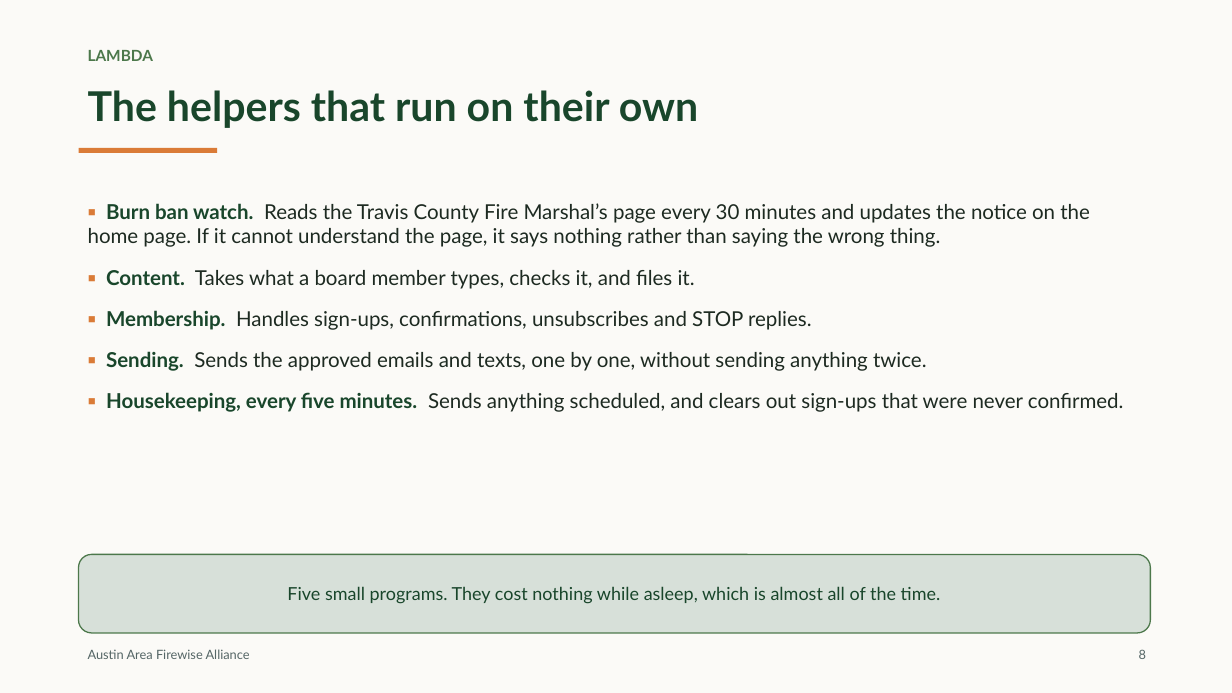
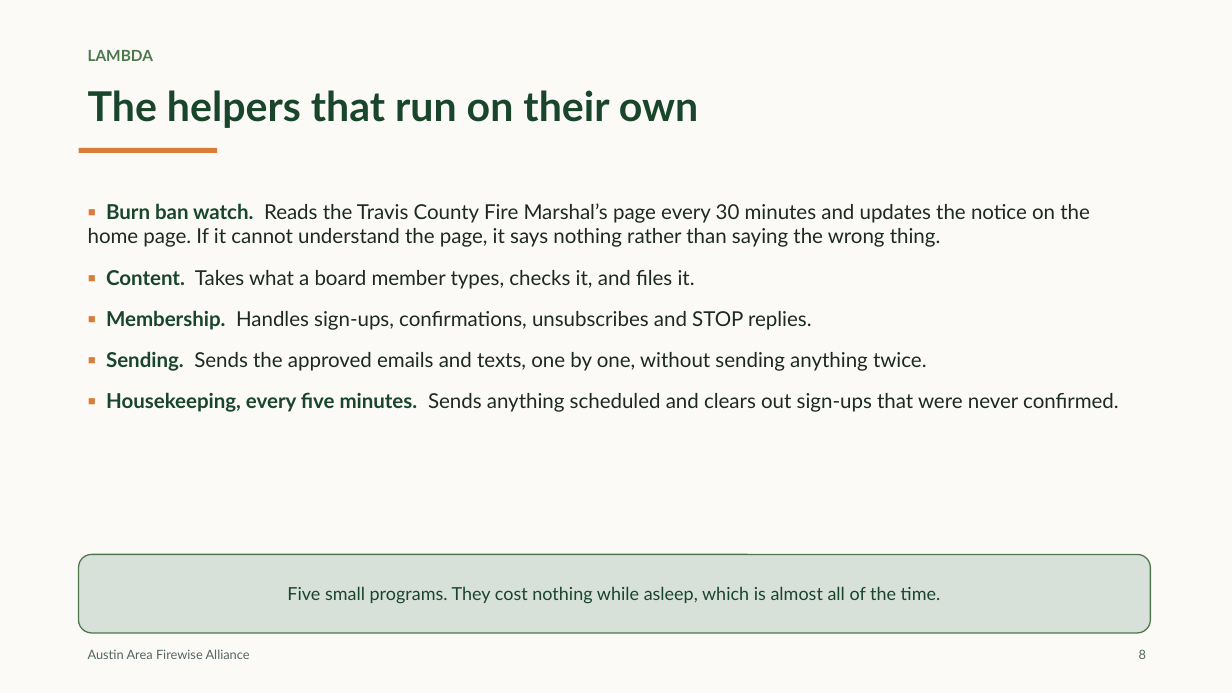
Before and after one commit to austinareafirewise/website, a slide deck: slide 8 of docs/AAFA-website-overview.pptx. Drawn at 1232x693 pixels with LibreOffice and Linux fonts; fonts in the diff are those of the drawing. Boxes give left, top, right and bottom in pixels: in the first picture for what was removed or moved away, otherwise in the second. Text is boxed around its words. In the diff, an @@ line names an element or a change of style, - is before the commit and + after.

```diff
--- a/docs/AAFA-website-overview.pptx
+++ b/docs/AAFA-website-overview.pptx
@@ text at [106,392,1119,412]: text changed @@
-▪ Housekeeping, every five minutes. Sends anything scheduled, and clears out sign-ups that were never confirmed.
+▪ Housekeeping, every five minutes. Sends anything scheduled and clears out sign-ups that were never confirmed.
```
Also in this commit, not shown: 5 other slides changed, 2 other files.
